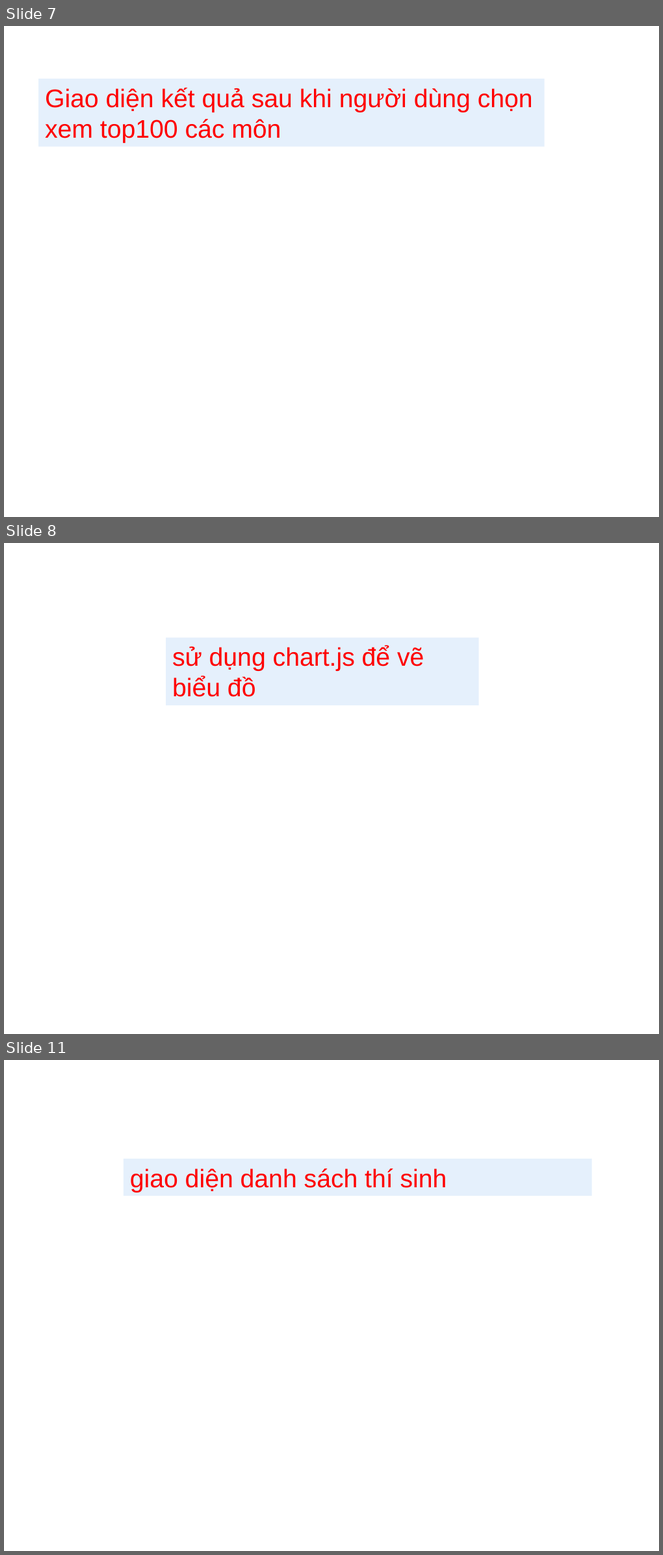
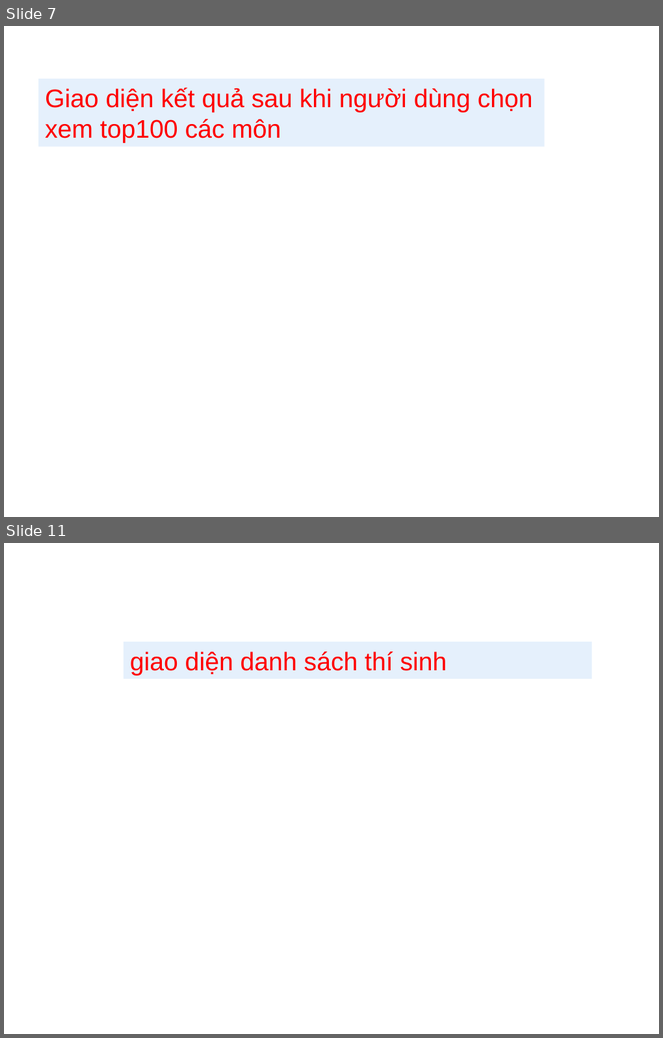
Before and after one commit to thanhchuong99/LTCSDL_TH74_Nhom18, a slide deck: HDSD.ppt. Shown one above the other, each under a label of ours: slides 7, 8 and 11 before the commit, slides 7 and 11 after it; the slides between them are not shown. The pictures are 663x1555 and 663x1038 pixels, drawn with LibreOffice and Linux fonts; fonts in the diff are those of the drawing; background and template pictures are left out. Boxes give left, top, right and bottom in pixels: in the first picture for what was removed or moved away, otherwise in the second. Text is boxed around its words. In the diff, an @@ line names an element or a change of style, - is before the commit and + after.

```diff
--- a/HDSD.ppt
+++ b/HDSD.ppt
@@ slide 8 removed at [4,543,659,1034], background picture (left out) @@
@@ rectangle removed at [166,637,479,705] @@
-sử dụng chart.js để vẽ biểu đồ
```
Also in this commit, not shown: 2 slides changed, 2 slides added, 1 other slide removed.
